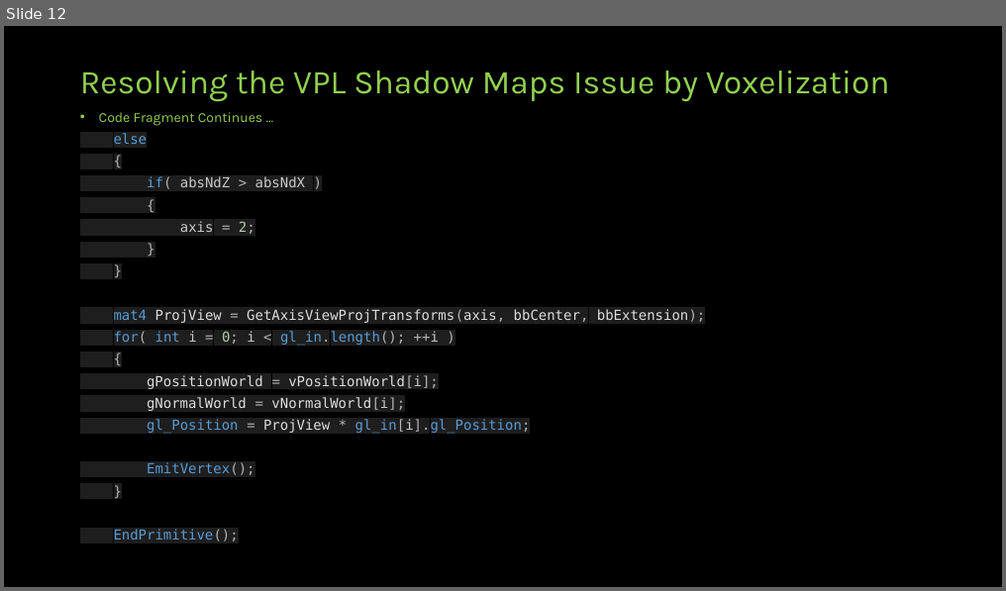
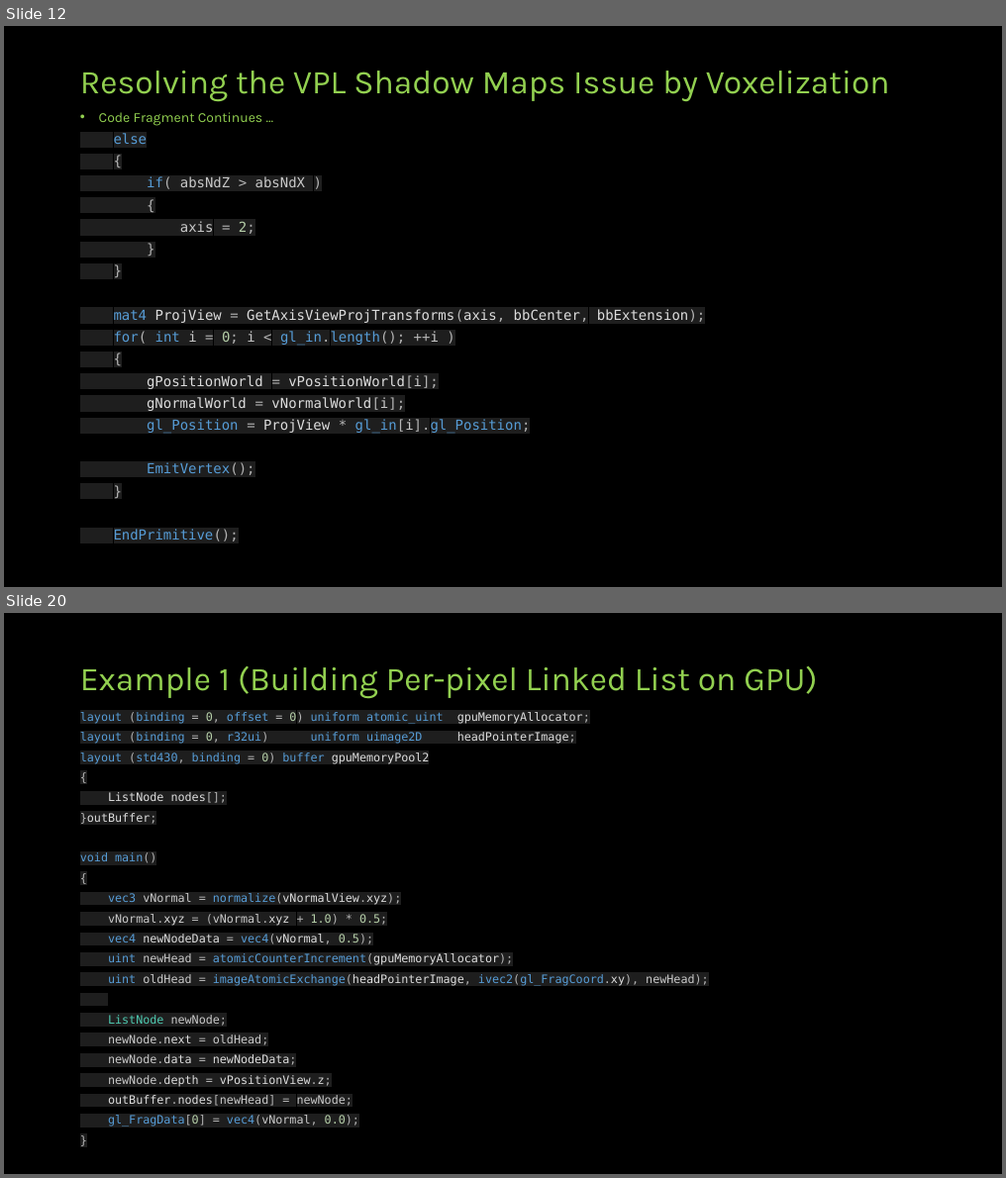
Before and after one commit to jazzboysc/RTGI, a slide deck: Docs/Real-time Global Illumination.pptx. Shown one above the other, each under a label of ours: slide 12 before the commit, slides 12 and 20 after it; the slides between them are not shown. The pictures are 1006x591 and 1006x1178 pixels, drawn with LibreOffice and Linux fonts; fonts in the diff are those of the drawing. Boxes give left, top, right and bottom in pixels: in the first picture for what was removed or moved away, otherwise in the second. Text is boxed around its words. In the diff, an @@ line names an element or a change of style, - is before the commit and + after.

```diff
--- a/Docs/Real-time Global Illumination.pptx
+++ b/Docs/Real-time Global Illumination.pptx
@@ slide 20 added at (4, 613, 1002, 1174), background #000000 @@
@@ title added at (80, 665, 817, 699), 32 pt, text #92D050 @@
+Example 1 (Building Per-pixel Linked List on GPU)
@@ text added at (80, 712, 709, 1127), 11.2 pt, text #569CD6 @@
+layout (binding = 0, offset = 0) uniform atomic_uint gpuMemoryAllocator;
+layout (binding = 0, r32ui) uniform uimage2D headPointerImage;
+layout (std430, binding = 0) buffer gpuMemoryPool2
+{
+ListNode nodes[];
+}outBuffer;
+void main()
+{
+vec3 vNormal = normalize(vNormalView.xyz);
+vNormal.xyz = (vNormal.xyz + 1.0) * 0.5;
+vec4 newNodeData = vec4(vNormal, 0.5);
+uint newHead = atomicCounterIncrement(gpuMemoryAllocator);
+uint oldHead = imageAtomicExchange(headPointerImage, ivec2(gl_FragCoord.xy), newHead);
+ListNode newNode;
+newNode.next = oldHead;
+newNode.data = newNodeData;
+newNode.depth = vPositionView.z;
+outBuffer.nodes[newHead] = newNode;
+gl_FragData[0] = vec4(vNormal, 0.0);
+}
```
Also in this commit, not shown: 5 slides changed, 8 other slides added.
